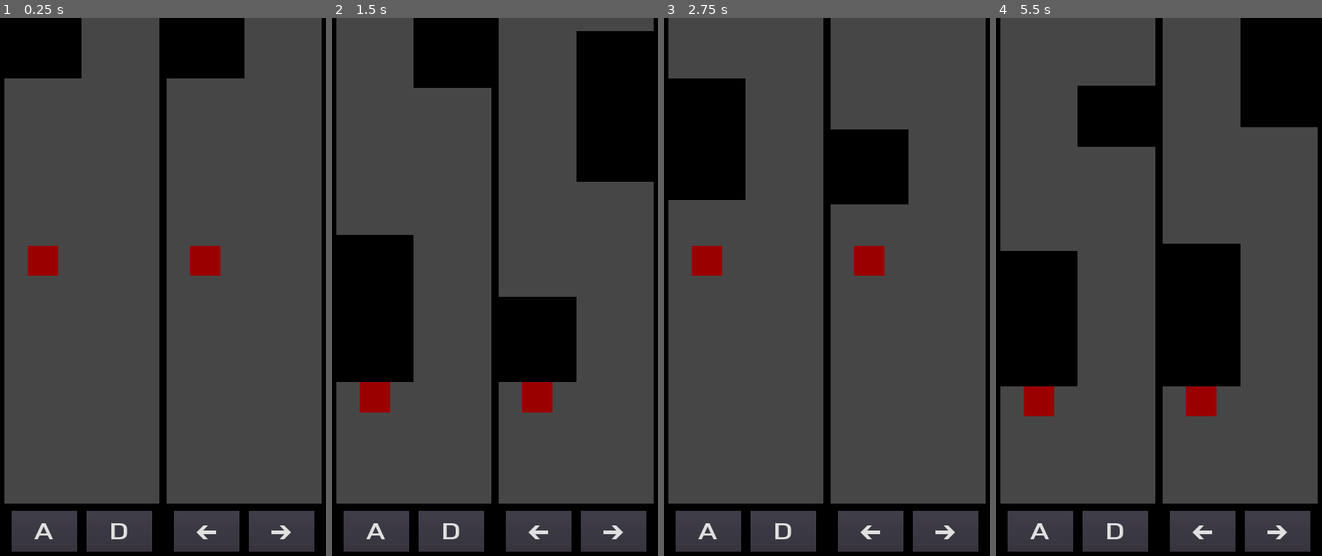
Above: before the commit, frames 1-4 (left to right).
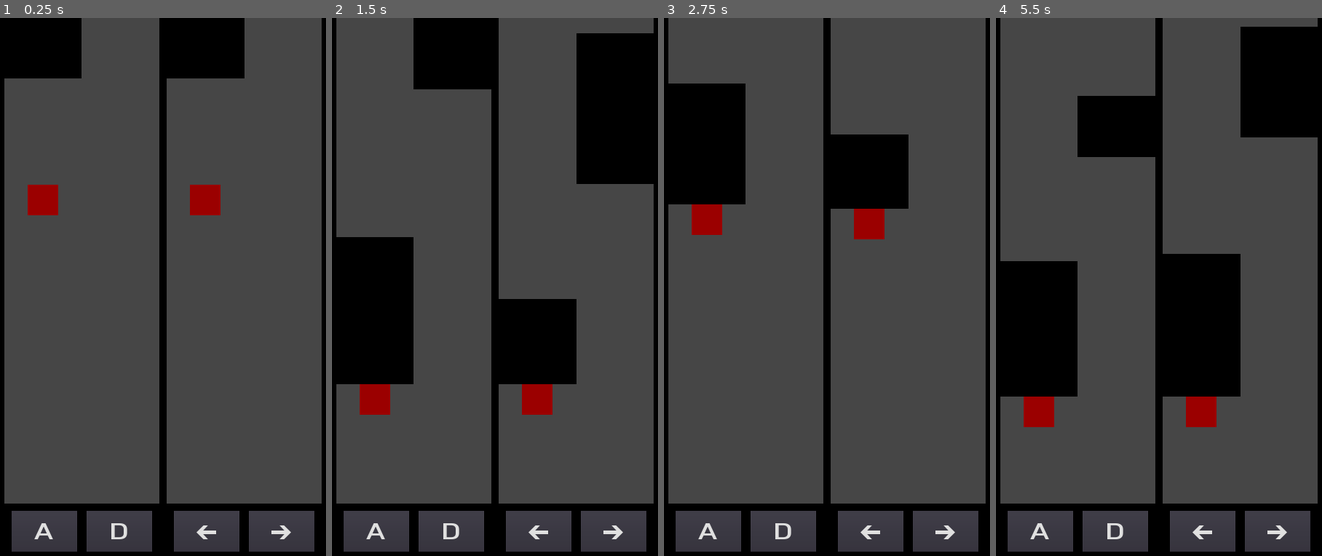
Above: after the commit, the same moments.

Repository: marzecdawid/Game1
Game: Godot game, scene res://Main.tscn
Same seed, same stepped clock (60 frames per second), same inputs: the game is played once before the commit and once after it.
Inputs:
- Up to frame 1 (0.25 s): no input
- Up to frame 2 (1.5 s): hold Up (ui_up) 0.53-1.28 s
- Up to frame 3 (2.75 s): hold Up (ui_up) from 2.03 s (still down)
- Up to frame 4 (5.5 s): release Up (ui_up) at 3.53 s

The runs differ from the first frame. In frame 1, 2.1% of the frame differs, in the area x 8-68%, y 30-48%; in frame 2, 0.7%; in frame 3, 2.9%; in frame 4, 3.9%, in the area x 1-99%, y 0-77%.

Commit message:
Blocks speed increases over time, changed the way player move up
First difficulty scaling element: blocks move faster over time; difficulty_scaling function.
Player move up slower the closer it is to the neutral position; move_player_up function.

Diff:
--- a/GameSegment.gd
+++ b/GameSegment.gd
@@ -4,13 +4,12 @@
 
 signal game_over
 
-export var block_speed := 800.0
 export var input := {"left": "", "right": ""}
 
 var size = Vector2(512.0, 1600.0)
 var lane_pos_x := [0.0, 0.0]
 var player_spawn_pos: Vector2
-var neutral_pos = size.y / 2
+var neutral_pos = size.y / 2 - 200
 
 # For spawning blocks V V V
 var block = []
@@ -19,11 +18,16 @@
 var last_block :int
 var spawn_path = 0 # 0-1
 
+export var block_speed_min := 800.0 # Start speed
+export var block_speed_max := 1500.0
+export var block_speed_inc := 0.01
+var block_speed := 0.0
 
 func _enter_tree():
 	calculate_lane_pos_x()
 	player_spawn_pos = Vector2(lane_pos_x[0], neutral_pos)
-	$Player.set_position(player_spawn_pos)
+
+	reset()
 
 
 func _physics_process(delta: float):
@@ -38,13 +42,15 @@
 		# When player is below 'neutral_pos'
 		move_player_up(delta)
 
+		# Fixes the problem with collision detection when two objects move to each other in the same frame using move_and_collide
+		collision_fix()
+
 		if $Player.get_flag("changing_lane"):
 			player_lane_changing(delta)
 		else:
 			player_input()
 
-		# Fixes the problem with collision detection when two objects move to each other in the same frame using move_and_collide
-		collision_fix()
+		difficulty_scaling(delta)
 
 		blocks_deletion()
 
@@ -87,6 +93,8 @@
 # and if is not being pushed by a block
 func move_player_up(delta: float):
 	if not $Player.get_flag("being_pushed") && $Player.get_position().y > neutral_pos:
+		# speed is lower the closer the player is to the neutral_pos
+		$Player.speed.y = lerp(10.0, $Player.speed_max_y, ($Player/Body.position.y - neutral_pos) / (size.y - neutral_pos))
 		$Player/Body.move_and_collide(Vector2(0.0, -1.0) * $Player.speed.y * delta)
 
 		if $Player.get_position().y < neutral_pos:
@@ -139,6 +147,12 @@
 				$Player.set_direction(0)
 
 
+func difficulty_scaling(delta: float):
+	# Block speed
+	if block_speed_max - block_speed > 0.1:
+		block_speed = lerp(block_speed, block_speed_max, block_speed_inc * delta)
+
+
 func blocks_deletion():
 	for i in block.size():
 		if block[i] != null && is_out_bottom(block[i].get_top_pos()):
@@ -168,6 +182,8 @@
 			block[i] = null
 	block = []
 
+	block_speed = block_speed_min
+
 	# Move player to start pos
 	spawn_path = 0
 	$Player.target_lane = 0
--- a/GameSegment.tscn
+++ b/GameSegment.tscn
@@ -31,7 +31,7 @@
 
 [node name="Player" parent="." instance=ExtResource( 2 )]
 _size = Vector2( 100, 100 )
-speed = Vector2( 1000, 300 )
+speed = Vector2( 1000, 0 )
 
 [node name="LeftWall" type="StaticBody2D" parent="."]
 collision_layer = 4
--- a/Main.tscn
+++ b/Main.tscn
@@ -8,33 +8,33 @@
 size = 80
 font_data = ExtResource( 3 )
 
+[sub_resource type="InputEventAction" id=2]
+action = "leftsegment_left"
+
+[sub_resource type="ShortCut" id=3]
+shortcut = SubResource( 2 )
+
+[sub_resource type="DynamicFont" id=4]
+size = 80
+font_data = ExtResource( 3 )
+
 [sub_resource type="InputEventAction" id=5]
-action = "leftsegment_left"
+action = "leftsegment_right"
 
 [sub_resource type="ShortCut" id=6]
 shortcut = SubResource( 5 )
 
-[sub_resource type="DynamicFont" id=2]
-size = 80
-font_data = ExtResource( 3 )
-
-[sub_resource type="InputEventAction" id=7]
-action = "leftsegment_right"
-
-[sub_resource type="ShortCut" id=8]
-shortcut = SubResource( 7 )
-
-[sub_resource type="DynamicFont" id=3]
+[sub_resource type="DynamicFont" id=7]
 size = 100
 font_data = ExtResource( 3 )
 
-[sub_resource type="InputEventAction" id=9]
+[sub_resource type="InputEventAction" id=8]
 action = "rightsegment_left"
 
-[sub_resource type="ShortCut" id=10]
-shortcut = SubResource( 9 )
+[sub_resource type="ShortCut" id=9]
+shortcut = SubResource( 8 )
 
-[sub_resource type="DynamicFont" id=4]
+[sub_resource type="DynamicFont" id=10]
 size = 100
 font_data = ExtResource( 3 )
 
@@ -89,9 +89,10 @@
 margin_top = 1624.0
 margin_right = 504.0
 margin_bottom = 1760.0
-custom_fonts/font = SubResource( 2 )
+custom_fonts/font = SubResource( 4 )
+shortcut_in_tooltip = false
 action_mode = 0
-shortcut = SubResource( 8 )
+shortcut = SubResource( 6 )
 text = "D"
 __meta__ = {
 "_edit_use_anchors_": false
@@ -102,9 +103,10 @@
 margin_top = 1624.0
 margin_right = 792.0
 margin_bottom = 1760.0
-custom_fonts/font = SubResource( 3 )
+custom_fonts/font = SubResource( 7 )
+shortcut_in_tooltip = false
 action_mode = 0
-shortcut = SubResource( 10 )
+shortcut = SubResource( 9 )
 text = "←"
 __meta__ = {
 "_edit_use_anchors_": false
@@ -115,7 +117,8 @@
 margin_top = 1624.0
 margin_right = 1040.0
 margin_bottom = 1760.0
-custom_fonts/font = SubResource( 4 )
+custom_fonts/font = SubResource( 10 )
+shortcut_in_tooltip = false
 action_mode = 0
 shortcut = SubResource( 12 )
 text = "→"
--- a/Player.gd
+++ b/Player.gd
@@ -2,7 +2,8 @@
 
 
 export var _size: Vector2 = Vector2(200.0, 200.0) setget set_size, get_size
-export var speed := Vector2(500.0, 300.0)
+export var speed := Vector2(500.0, 0.0)
+export var speed_max_y := 800.0
 var _direction :int = 0 setget set_direction, get_direction
 var target_lane := 0# setget set_target_lane, get_target_lane
 
Not shown: 1 places in Main.tscn that only renumber resources
